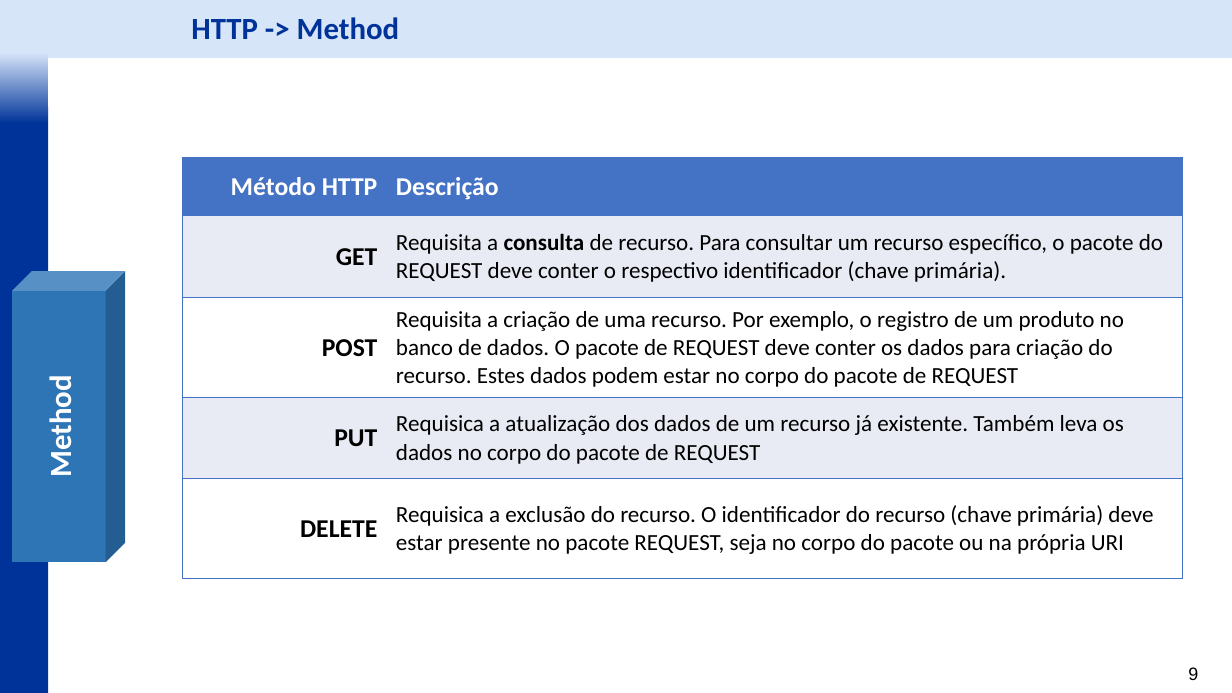
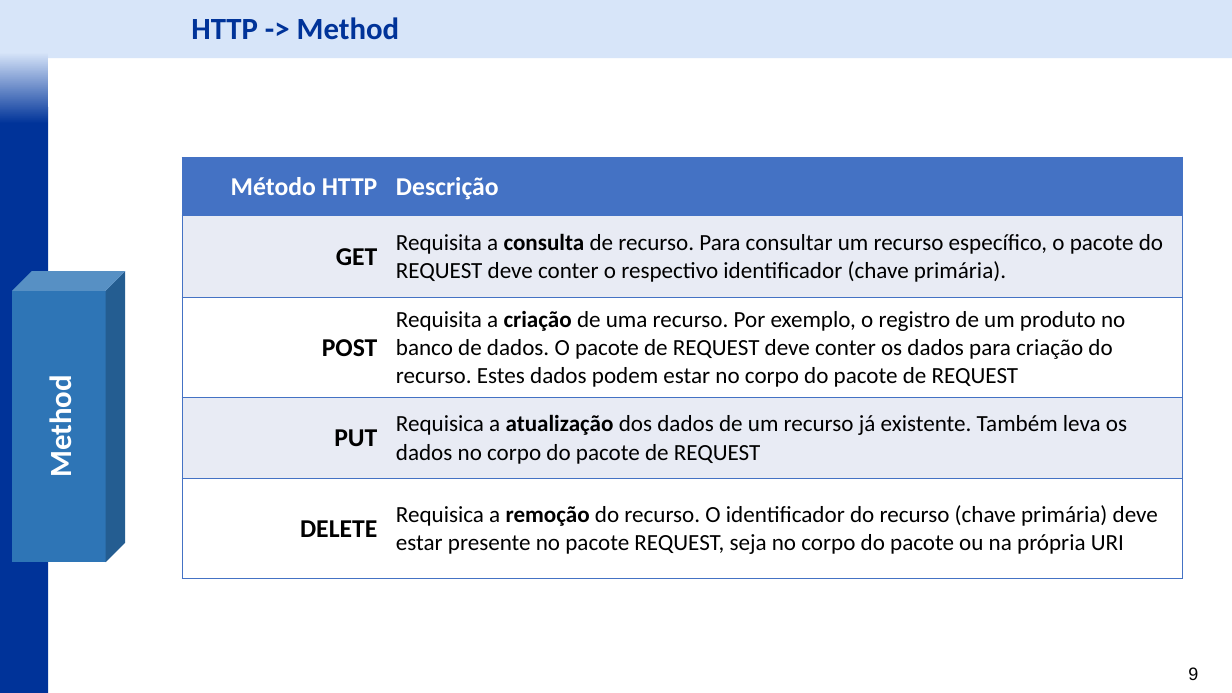
Before and after one commit to vitor-figueiredo/MyRestAPI, a slide deck: slide 9 of docs/Laboratório - REST - v2.pptx. Drawn at 1232x693 pixels with LibreOffice and Linux fonts; fonts in the diff are those of the drawing; background and template pictures are left out. Boxes give left, top, right and bottom in pixels: in the first picture for what was removed or moved away, otherwise in the second. Text is boxed around its words. In the diff, an @@ line names an element or a change of style, - is before the commit and + after.

```diff
--- a/docs/Laboratório - REST - v2.pptx
+++ b/docs/Laboratório - REST - v2.pptx
@@ table at bbox=[182, 157, 1183, 579] @@
-row 5, column 2: Requisica a exclusão do recurso. O identificador do recurso (chave primária) deve estar presente no pacote REQUEST, seja no corpo do pacote ou na própria URI
+row 5, column 2: Requisica a remoção do recurso. O identificador do recurso (chave primária) deve estar presente no pacote REQUEST, seja no corpo do pacote ou na própria URI
@@ bold on in "criação", "atualização" @@
```
Also in this commit, not shown: 15 other slides changed, 30 slides added, 8 slides removed, 12 other files.
